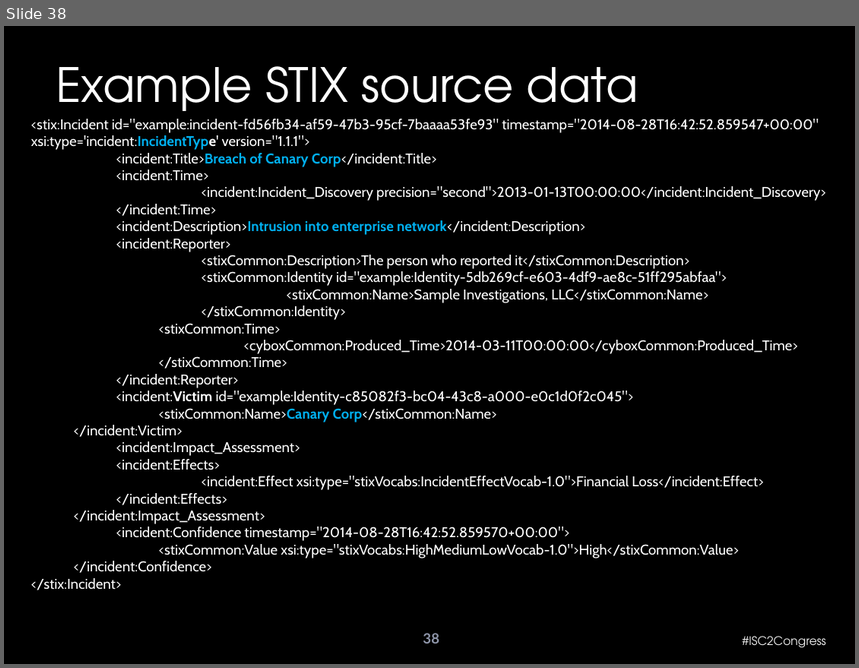
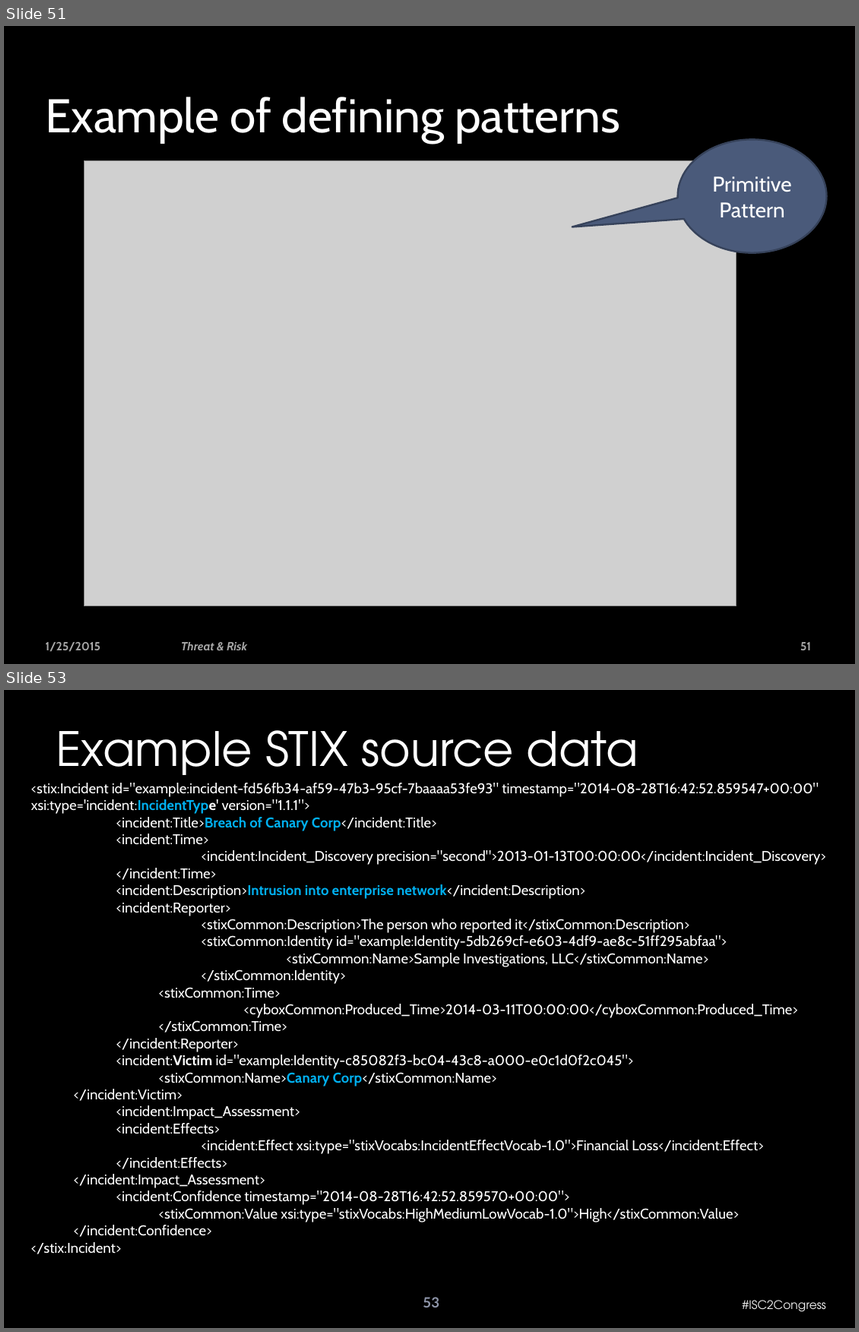
Before and after one commit to omg-threat-modeling/phase1, a slide deck: Team/Threat-risk - face-face.pptx. Shown one above the other, each under a label of ours: slide 38 before the commit, slides 51 and 53 after it; the slides between them are not shown. The pictures are 859x668 and 859x1332 pixels, drawn with LibreOffice and Linux fonts; fonts in the diff are those of the drawing; grey boxes stand for pictures; background and template pictures are left out. Boxes give left, top, right and bottom in pixels: in the first picture for what was removed or moved away, otherwise in the second. Text is boxed around its words. In the diff, an @@ line names an element or a change of style, - is before the commit and + after.

```diff
--- a/Team/Threat-risk - face-face.pptx
+++ b/Team/Threat-risk - face-face.pptx
@@ slide 51 added at box(4, 26, 855, 664), background picture (left out) @@
@@ rectangle added at box(4, 26, 855, 664), fill #000000 at 50% opacity @@
@@ title added at box(45, 97, 620, 144), 40 pt, text #FFFFFF @@
+Example of defining patterns
@@ speech bubble added at box(678, 139, 827, 252), fill #4A5A7A, outline #37435A 1.5 pt, 18 pt, text #FFFFFF @@
+Primitive
+Pattern
@@ picture added at box(84, 161, 736, 607) @@
@@ text added at box(45, 642, 101, 652), 10 pt, text #FFFFFF at 65% opacity, bold @@
+1/25/2015
@@ text added at box(181, 642, 247, 651), 10 pt, text #FFFFFF at 65% opacity, bold, italic @@
+Threat & Risk
@@ page number added at box(800, 642, 811, 651), 10 pt, text #FFFFFF at 65% opacity, bold @@
+51
@@ what was slide 38 is now slide 53 @@
@@ page number at box(423, 1297, 439, 1308): text changed @@
-38
+53
```
Also in this commit, not shown: 37 slides changed, 15 other slides added, 1 slide removed, 5 other files.
